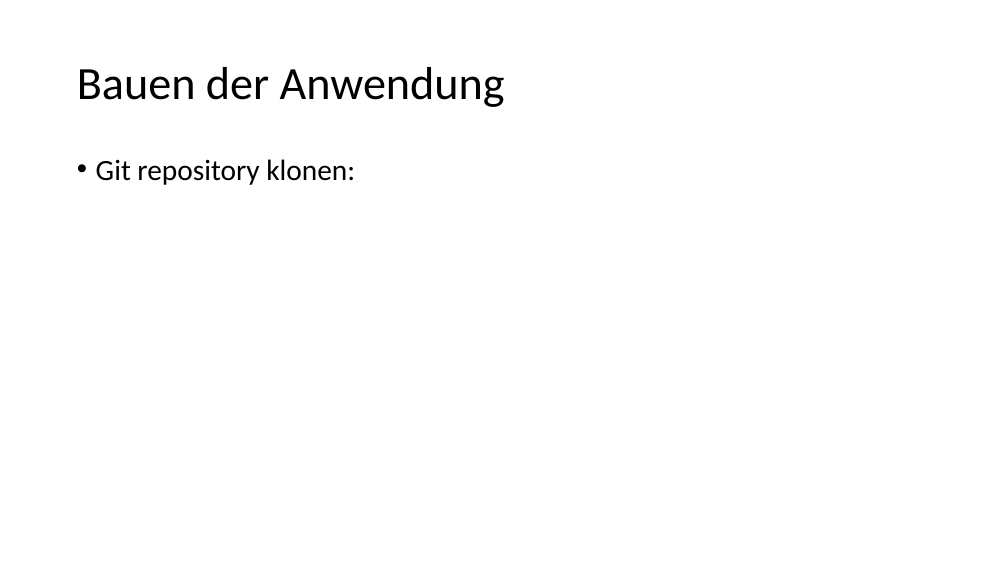
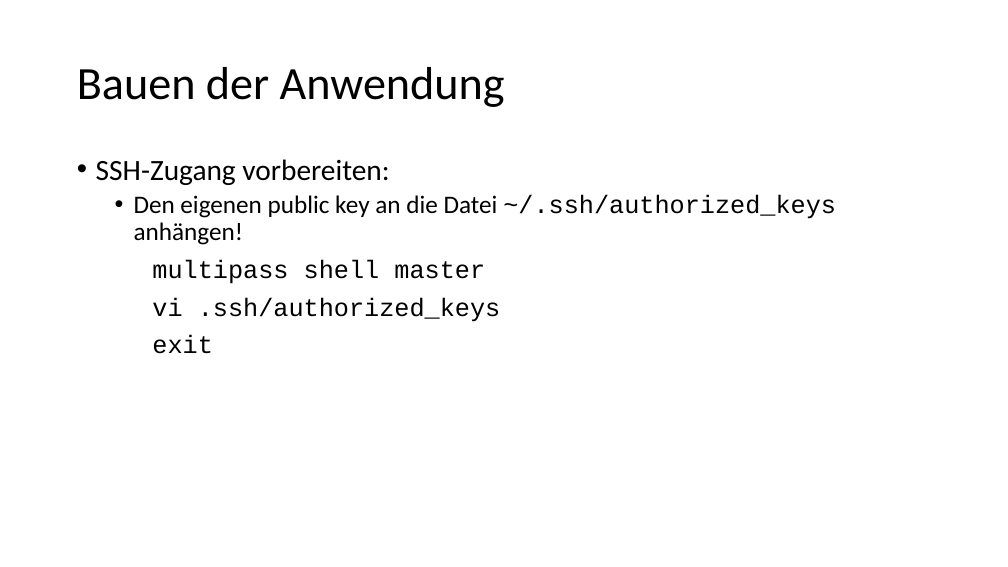
Before and after one commit to igeldo/PR4-SoSe23, a slide deck: slide 3 of sample/kubernetes/Bring your own device - Teil 2.pptx. Drawn at 1008x567 pixels with LibreOffice and Linux fonts; fonts in the diff are those of the drawing. Boxes give left, top, right and bottom in pixels: in the first picture for what was removed or moved away, otherwise in the second. Text is boxed around its words. In the diff, an @@ line names an element or a change of style, - is before the commit and + after.

```diff
--- a/sample/kubernetes/Bring your own device - Teil 2.pptx
+++ b/sample/kubernetes/Bring your own device - Teil 2.pptx
@@ text at [96,159,836,354]: text changed; size 28 to 24 pt; font Calibri to Courier New @@
-• Git repository klonen:
+• SSH-Zugang vorbereiten:
+  • Den eigenen public key an die Datei ~/.ssh/authorized_keys anhängen!
+multipass shell master
+vi .ssh/authorized_keys
+exit
```
Also in this commit, not shown: 4 other slides changed, 1 slide added, 1 slide removed, 2 other files.
